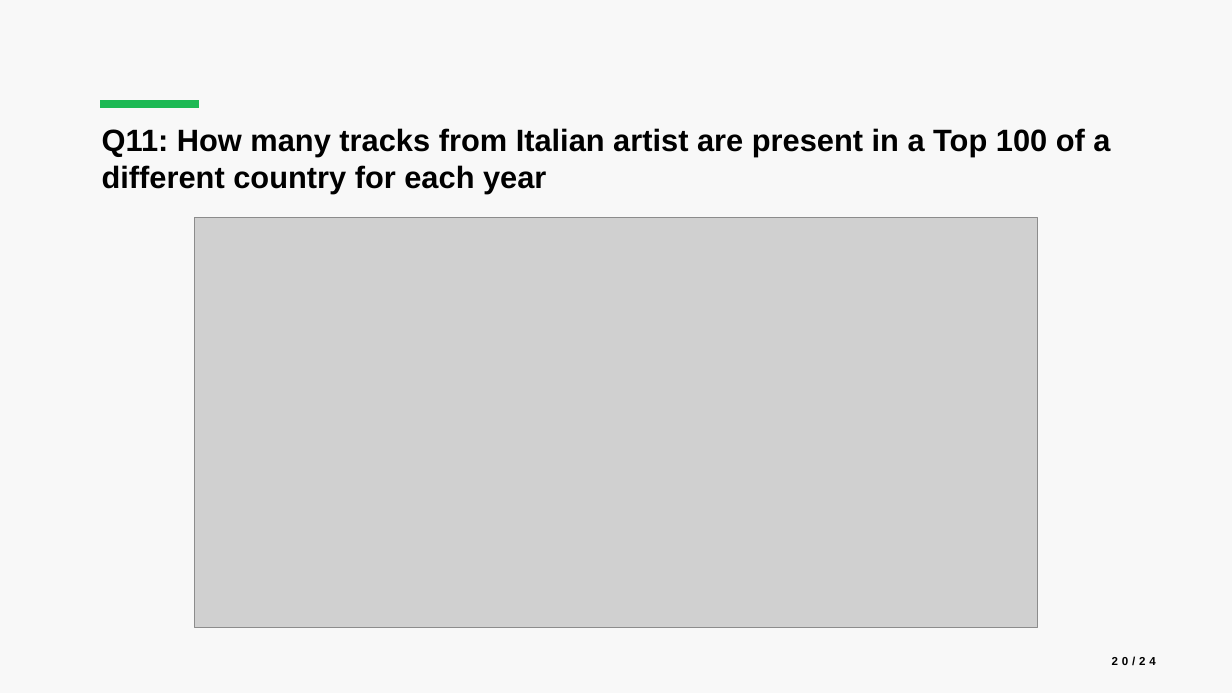
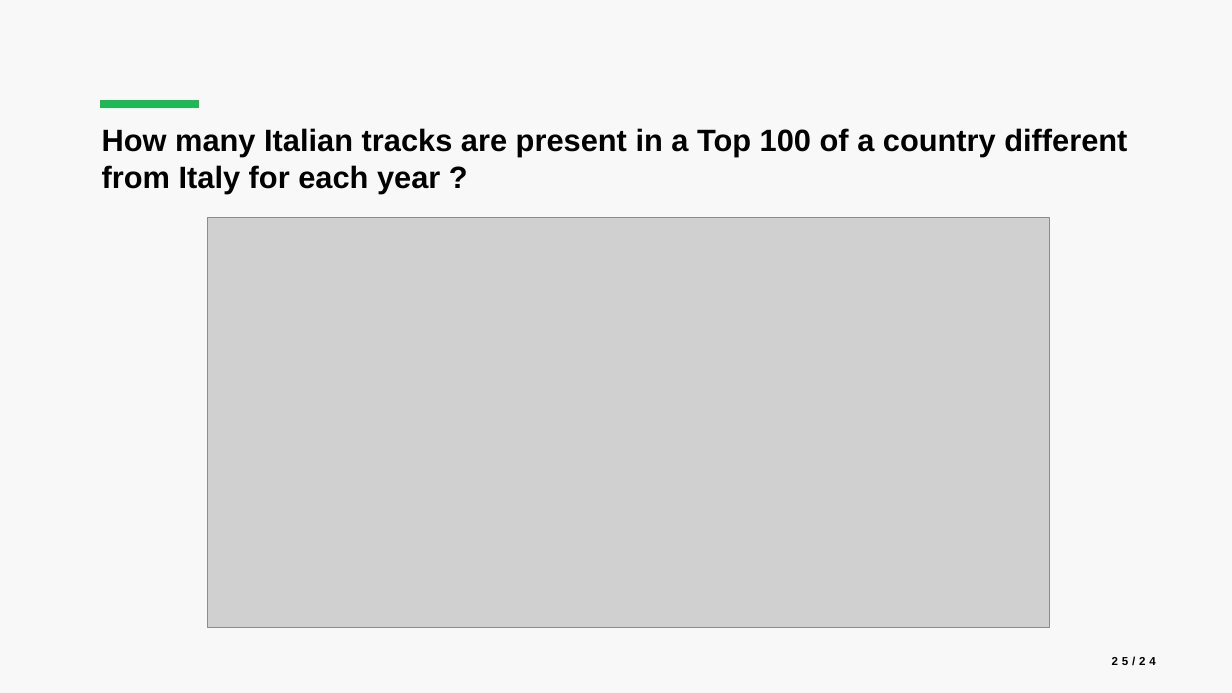
Before and after one commit to luca-martinelli-09/spotify-pg, a slide deck: slide 25 of slides/Spotify_Presentation.pptx (slide 20 before the commit). Drawn at 1232x693 pixels with LibreOffice and Linux fonts; fonts in the diff are those of the drawing; grey boxes stand for pictures. Boxes give left, top, right and bottom in pixels: in the first picture for what was removed or moved away, otherwise in the second. Text is boxed around its words. In the diff, an @@ line names an element or a change of style, - is before the commit and + after.

```diff
--- a/slides/Spotify_Presentation.pptx
+++ b/slides/Spotify_Presentation.pptx
@@ text at [102,128,1127,194]: text changed @@
-Q11: How many tracks from Italian artist are present in a Top 100 of a different country for each year
+How many Italian tracks are present in a Top 100 of a country different from Italy for each year ?
@@ picture: place and size @@
-picture at [195,218,1037,628]
+picture at [208,218,1050,628]
```
Also in this commit, not shown: 6 other slides changed, 6 slides added, 1 slide removed, 7 other files.
